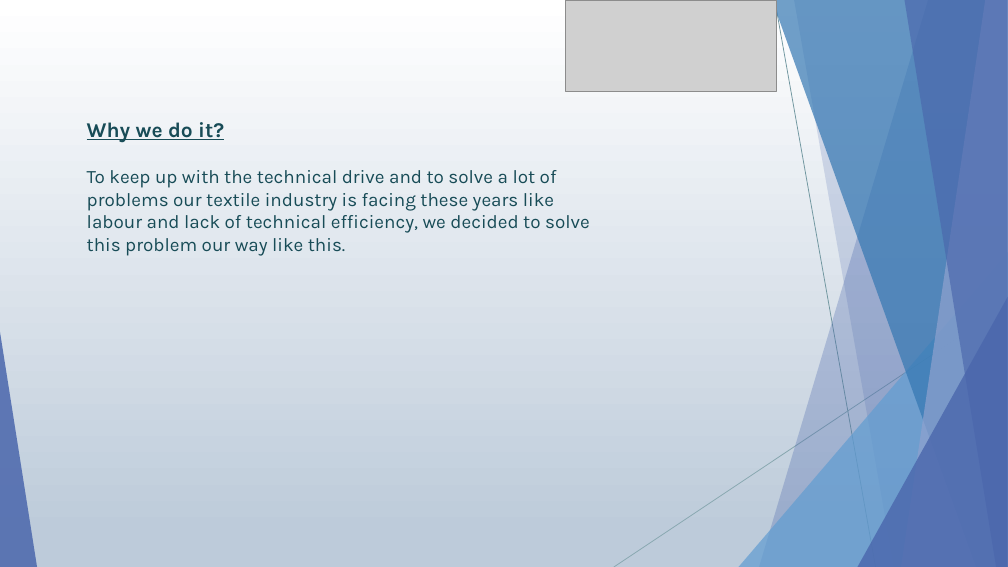
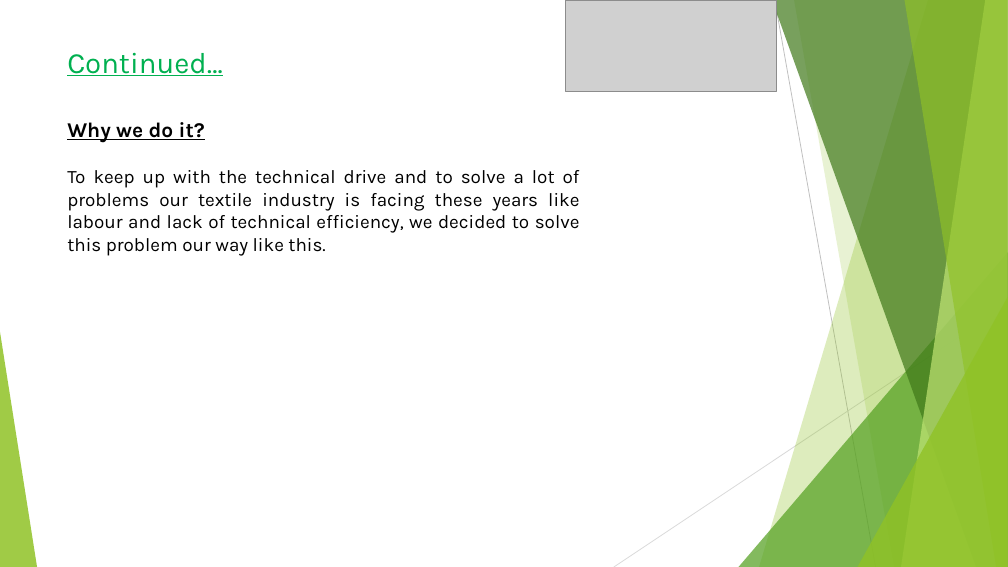
Before and after one commit to subhro1530/Hult-Prize, a slide deck: slide 5 of Demonstration.pptx. Drawn at 1008x567 pixels with LibreOffice and Linux fonts; fonts in the diff are those of the drawing; grey boxes stand for pictures. Boxes give left, top, right and bottom in pixels: in the first picture for what was removed or moved away, otherwise in the second. Text is boxed around its words. In the diff, an @@ line names an element or a change of style, - is before the commit and + after.

```diff
--- a/Demonstration.pptx
+++ b/Demonstration.pptx
@@ background gradient #FFFFFF to #BCCCDB to #FFFFFF @@
@@ freeform shape at bbox=[759, 0, 1008, 567]: fill #4A66AC at 30% opacity to #90C226 at 30% opacity @@
@@ freeform shape at bbox=[772, 0, 1008, 567]: fill #3477B2 at 70% opacity to #3F7819 at 70% opacity @@
@@ line (775, 0) - (876, 567): stroke #7197A0 0.75 pt to #BFBFBF 0.75 pt @@
@@ freeform shape at bbox=[794, 0, 1008, 567]: fill #4A66AC at 20% opacity to #90C226 at 20% opacity @@
@@ freeform shape at bbox=[901, 0, 1008, 567]: fill #90A2CF at 70% opacity to #C0E474 at 70% opacity @@
@@ freeform shape at bbox=[904, 0, 1008, 567]: fill #4A66AC at 65% opacity to #90C226 at 65% opacity @@
@@ text added at bbox=[67, 53, 222, 76], 28 pt, text #00B050, underline @@
+Continued…
@@ text "Why we do it?": place and size @@
-text "Why we do it?" at bbox=[87, 122, 590, 256]
+text "Why we do it?" at bbox=[67, 122, 580, 256]
@@ text "Why we do it?" at bbox=[67, 122, 580, 256]: text colour #184C57 to #000000; alignment left to justified @@
@@ triangle at bbox=[739, 252, 1008, 567]: fill #629DD1 at 72% opacity to #54A021 at 72% opacity @@
@@ triangle at bbox=[858, 297, 1008, 567]: fill #4A66AC at 80% opacity to #90C226 at 80% opacity @@
@@ line (1008, 305) - (614, 567): stroke #87A7AF 0.75 pt to #D9D9D9 0.75 pt @@
@@ triangle at bbox=[0, 332, 37, 567]: fill #4A66AC at 85% opacity to #90C226 at 85% opacity @@
```
Also in this commit, not shown: 6 other slides changed, 5 slides added, 2 slides removed.
